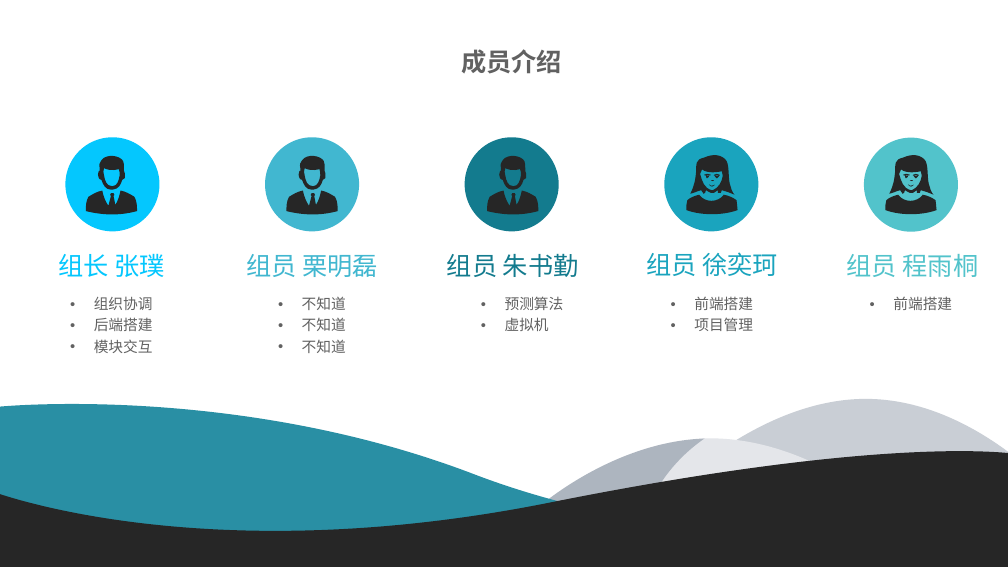
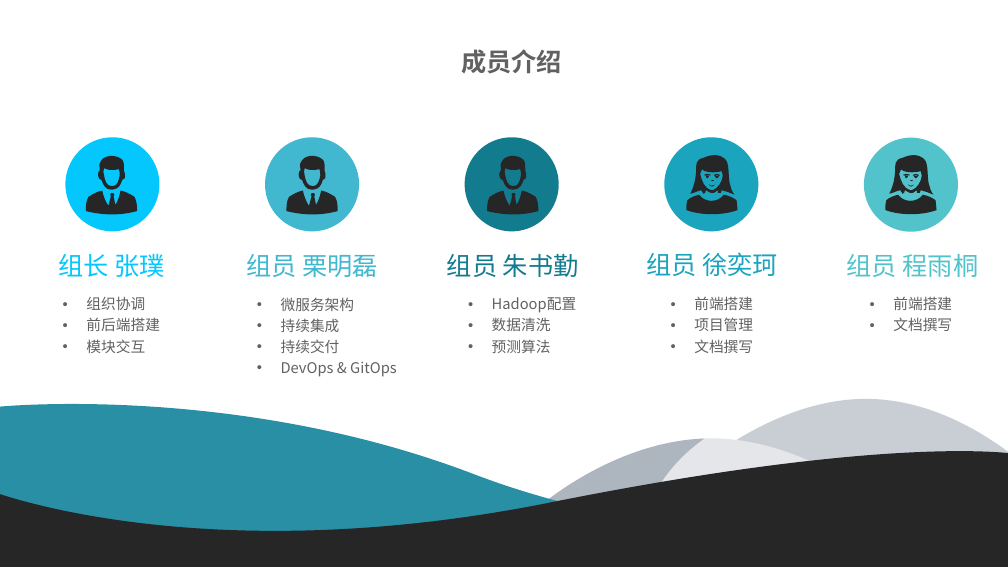
Before and after one commit to liyusummerterm/sse-summerterm, a slide deck: slide 4 of docs/天气预测.pptx. Drawn at 1008x567 pixels with LibreOffice and Linux fonts; fonts in the diff are those of the drawing. Boxes give left, top, right and bottom in pixels: in the first picture for what was removed or moved away, otherwise in the second. Text is boxed around its words. In the diff, an @@ line names an element or a change of style, - is before the commit and + after.

Commit message:
update PPT

```diff
--- a/docs/天气预测.pptx
+++ b/docs/天气预测.pptx
@@ text at (281,297,397,377): text changed @@
-• 不知道
-• 不知道
-• 不知道
+• 微服务架构
+• 持续集成
+• 持续交付
+• DevOps & GitOps
@@ text at (492,297,577,331): paragraphs added @@
+• Hadoop配置
+• 数据清洗
@@ text at (86,317,160,331): text changed @@
-• 后端搭建
+• 前后端搭建
@@ text at (505,317,549,331): paragraph removed @@
-• 虚拟机
@@ text at (893,317,952,331): paragraph added @@
+• 文档撰写
@@ text at (694,339,753,353): paragraph added @@
+• 文档撰写
```
Also in this commit, not shown: 6 other slides changed, 12 slides added, 11 slides removed.
